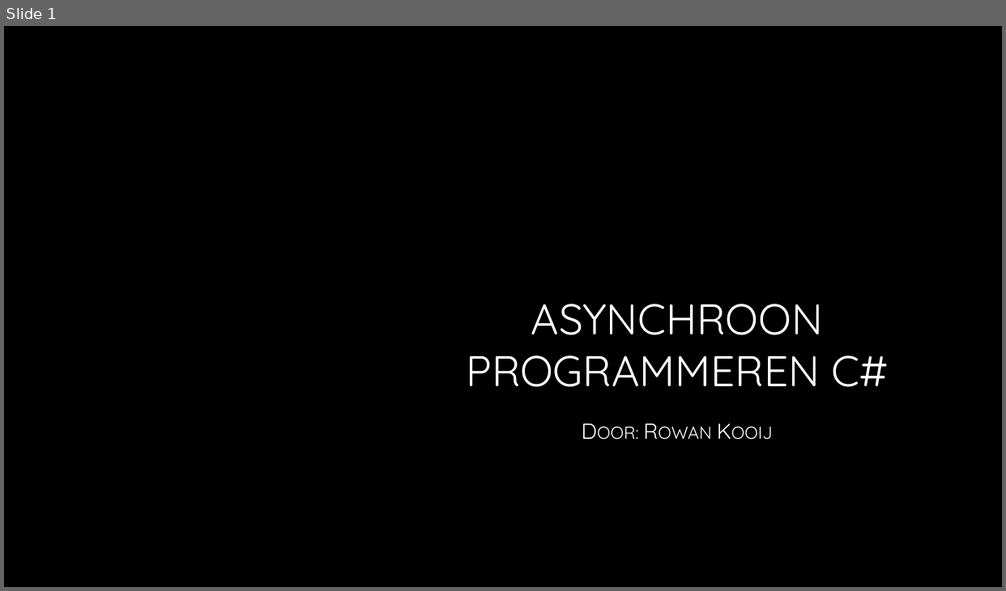
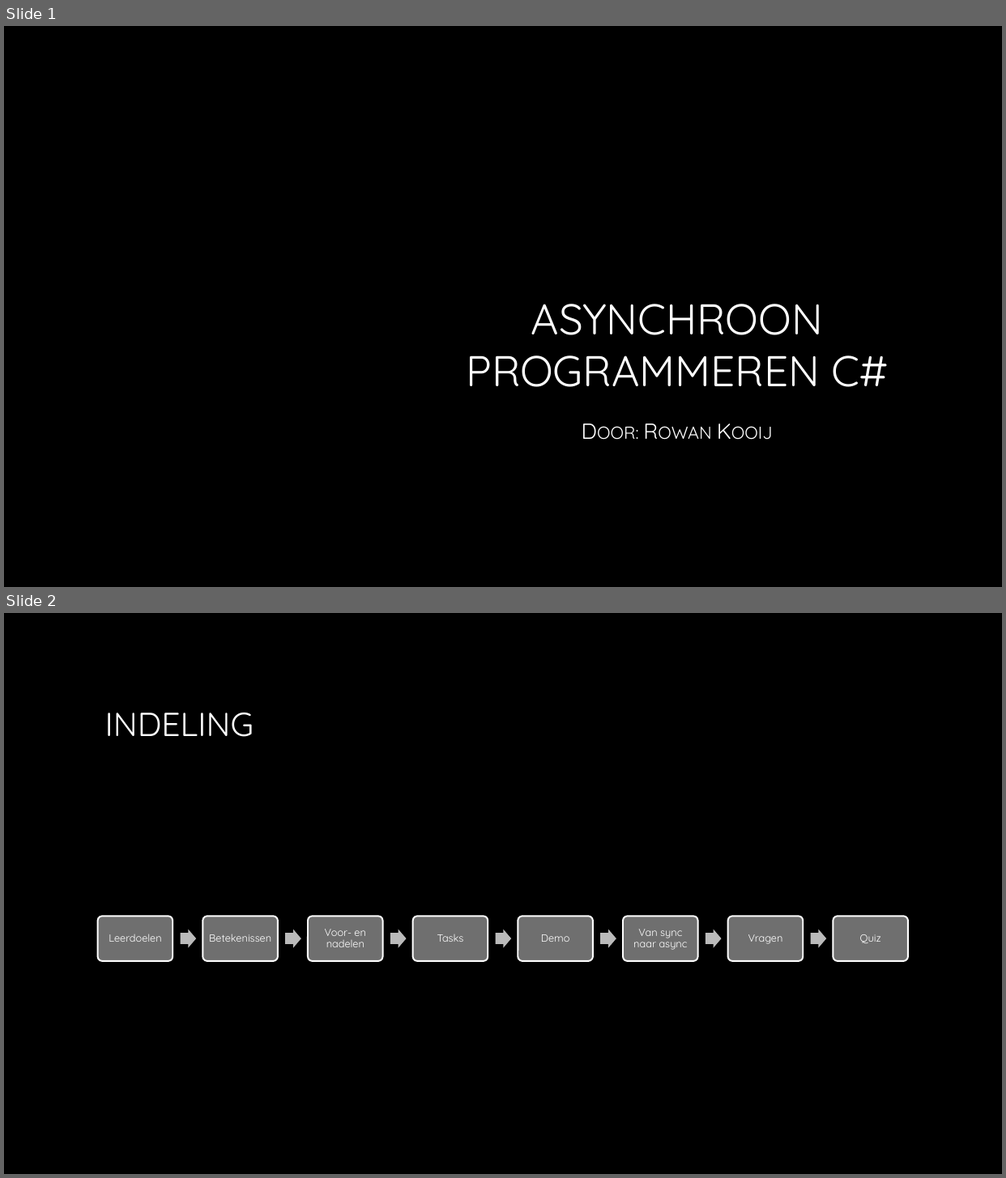
Before and after one commit to MstrShine/AsyncShowcase, a slide deck: Docs/Async showcase.pptx. Shown one above the other, each under a label of ours: slide 1 before the commit, slides 1 and 2 after it. The pictures are 1006x591 and 1006x1178 pixels, drawn with LibreOffice and Linux fonts; fonts in the diff are those of the drawing; background and template pictures are left out. Boxes give left, top, right and bottom in pixels: in the first picture for what was removed or moved away, otherwise in the second. Text is boxed around its words. In the diff, an @@ line names an element or a change of style, - is before the commit and + after.

```diff
--- a/Docs/Async showcase.pptx
+++ b/Docs/Async showcase.pptx
@@ slide 2 added at [4, 613, 1002, 1174], background picture (left out) @@
@@ title added at [105, 713, 254, 737], 32 pt, text gradient #FFFFFF to #A6A6A6 @@
+INDELING
@@ group added at [98, 916, 908, 961]: 8 rounded rectangles, 8 texts, 7 right arrows @@
+Leerdoelen
+Betekenissen
+Voor- en nadelen
+Tasks
+Demo
+Van sync naar async
+Vragen
+Quiz
```
Also in this commit, not shown: 1 slide changed, 7 other slides added, 2 slides removed.
